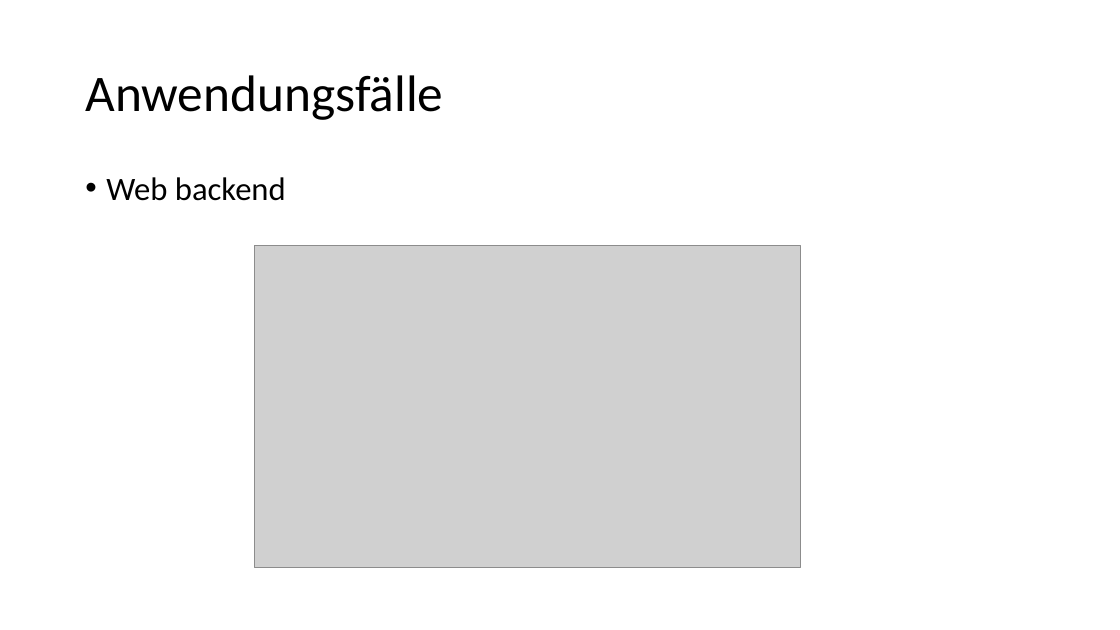
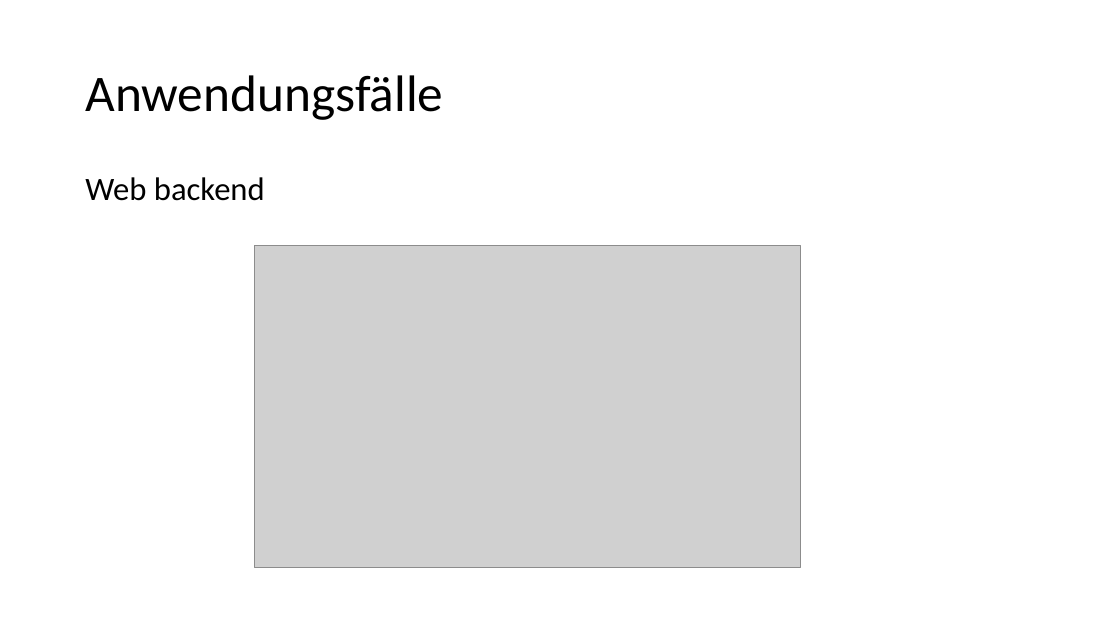
Before and after one commit to Philwi/HTWDresdenIMBeleg, a slide deck: slide 25 of FaaS.pptx. Drawn at 1120x630 pixels with LibreOffice and Linux fonts; fonts in the diff are those of the drawing; grey boxes stand for pictures. Boxes give left, top, right and bottom in pixels: in the first picture for what was removed or moved away, otherwise in the second. Text is boxed around its words. In the diff, an @@ line names an element or a change of style, - is before the commit and + after.

```diff
--- a/FaaS.pptx
+++ b/FaaS.pptx
@@ text "Web backend" at (85,177,265,201): bullet • to none @@
```
Also in this commit, not shown: 8 other slides changed, 5 slides added, 5 slides removed.
